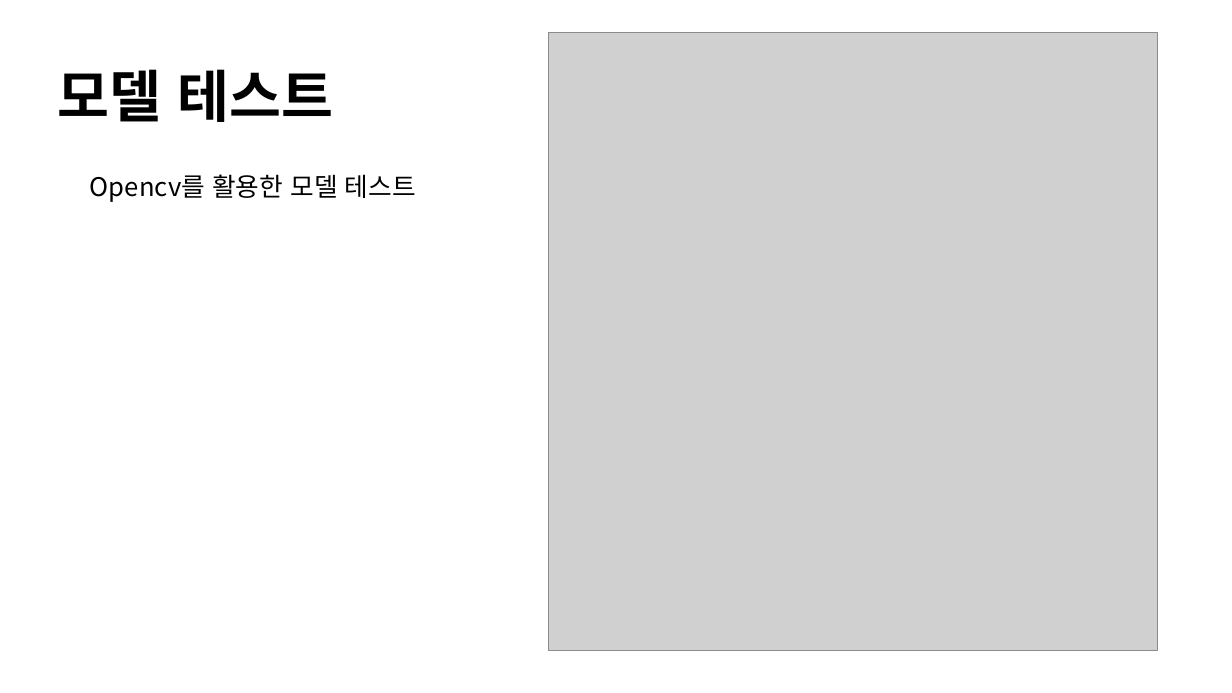
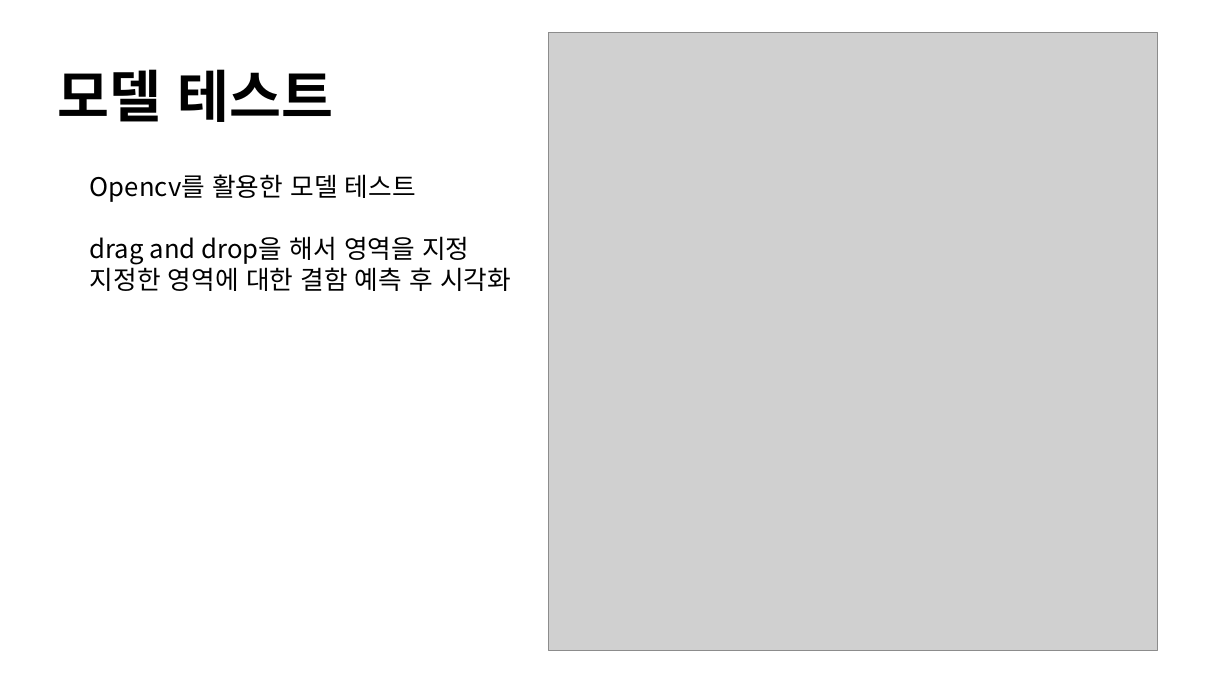
Before and after one commit to aroa97/practice, a slide deck: slide 13 of PCB_defect_detection/ppt/PCB_model.pptx. Drawn at 1232x693 pixels with LibreOffice and Linux fonts; fonts in the diff are those of the drawing; grey boxes stand for pictures. Boxes give left, top, right and bottom in pixels: in the first picture for what was removed or moved away, otherwise in the second. Text is boxed around its words. In the diff, an @@ line names an element or a change of style, - is before the commit and + after.

```diff
--- a/PCB_defect_detection/ppt/PCB_model.pptx
+++ b/PCB_defect_detection/ppt/PCB_model.pptx
@@ text added at (90, 236, 511, 291), 20 pt, text #000000 @@
+drag and drop을 해서 영역을 지정
+지정한 영역에 대한 결함 예측 후 시각화
```
Also in this commit, not shown: 8 other slides changed, 3 slides added, 22 other files.
